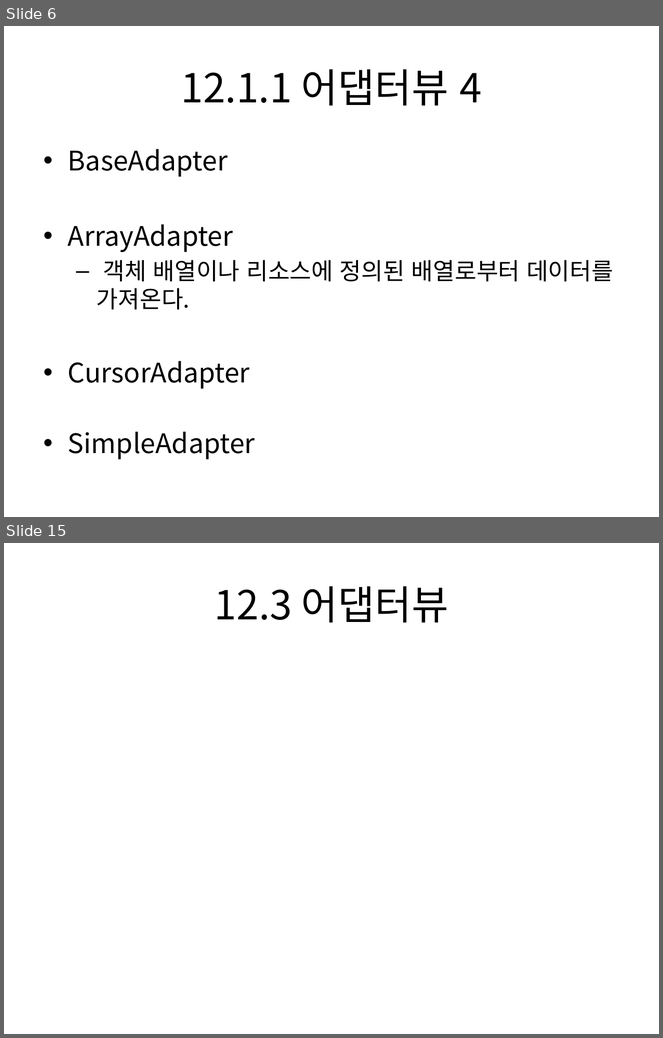
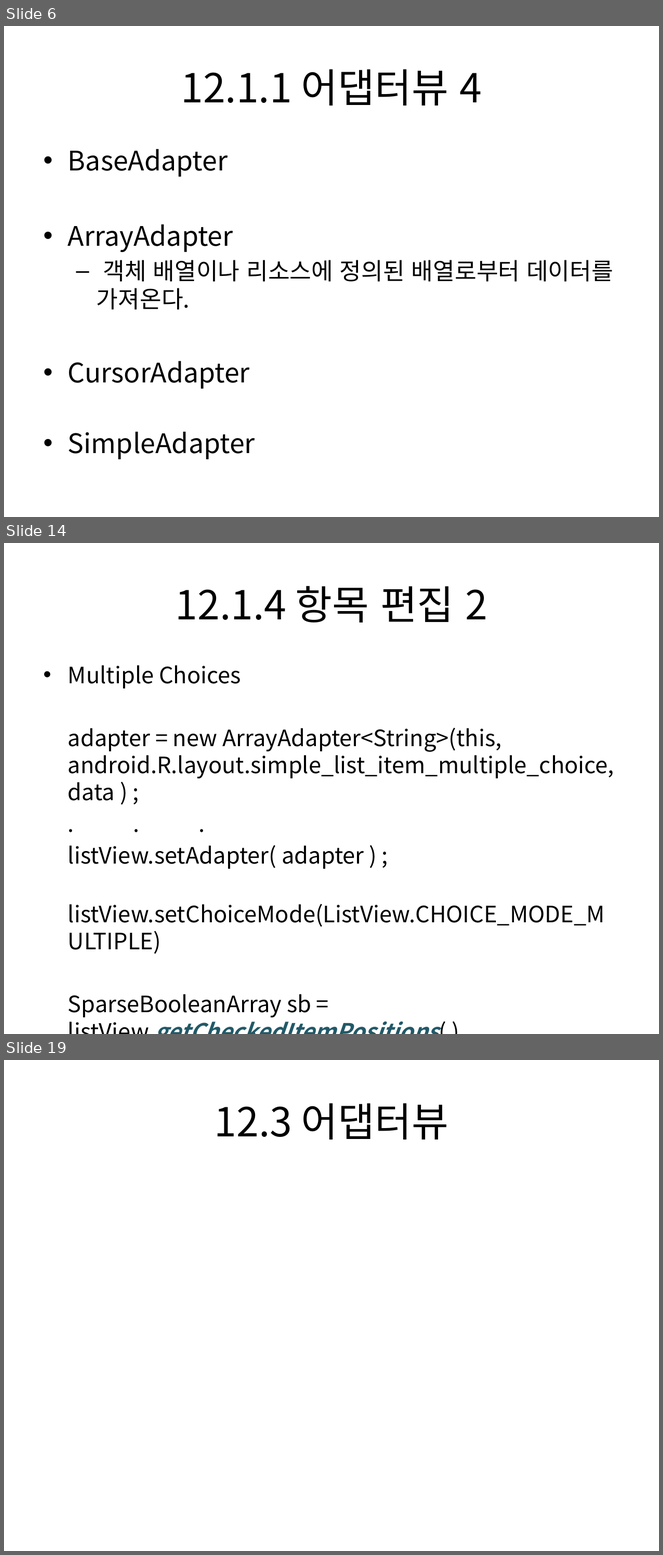
Before and after one commit to dummyFirst/NHK_Japanese, a slide deck: Android/안드로이드 프로그래밍 정복/Chapter12 어댑터뷰.pptx. Shown one above the other, each under a label of ours: slides 6 and 15 before the commit, slides 6, 14 and 19 after it; the slides between them are not shown. The pictures are 663x1038 and 663x1555 pixels, drawn with LibreOffice and Linux fonts; fonts in the diff are those of the drawing. Boxes give left, top, right and bottom in pixels: in the first picture for what was removed or moved away, otherwise in the second. Text is boxed around its words. In the diff, an @@ line names an element or a change of style, - is before the commit and + after.

Commit message:
Add 커스텀 항목 뷰

```diff
--- a/Android/안드로이드 프로그래밍 정복/Chapter12 어댑터뷰.pptx
+++ b/Android/안드로이드 프로그래밍 정복/Chapter12 어댑터뷰.pptx
@@ slide 14 added at box(4, 543, 659, 1034), background #FFFFFF @@
@@ title added at box(176, 586, 488, 623), 44 pt, text #000000 @@
+12.1.4 항목 편집 2
@@ text added at box(68, 665, 614, 1018), 24.8 pt, text #000000 @@
+• Multiple Choices
+adapter = new ArrayAdapter<String>(this, android.R.layout.simple_list_item_multiple_choice, data ) ;
+. . .
+listView.setAdapter( adapter ) ;
+listView.setChoiceMode(ListView.CHOICE_MODE_MULTIPLE)
+SparseBooleanArray sb = listView.getCheckedItemPositions( )
@@ what was slide 15 is now slide 19 @@
```
Also in this commit, not shown: 8 slides changed, 3 other slides added.
